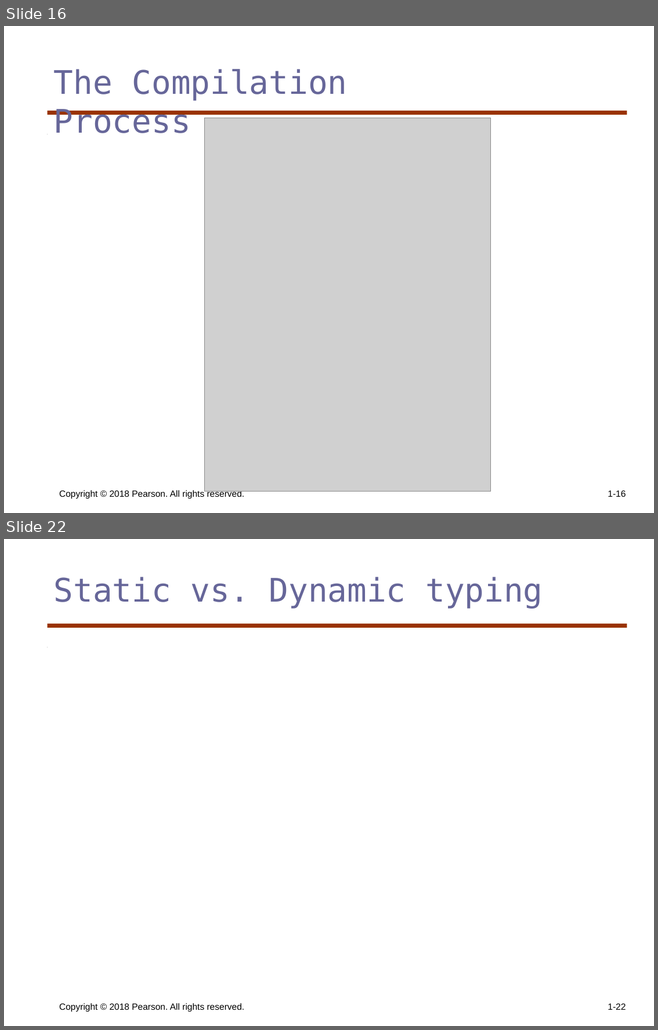
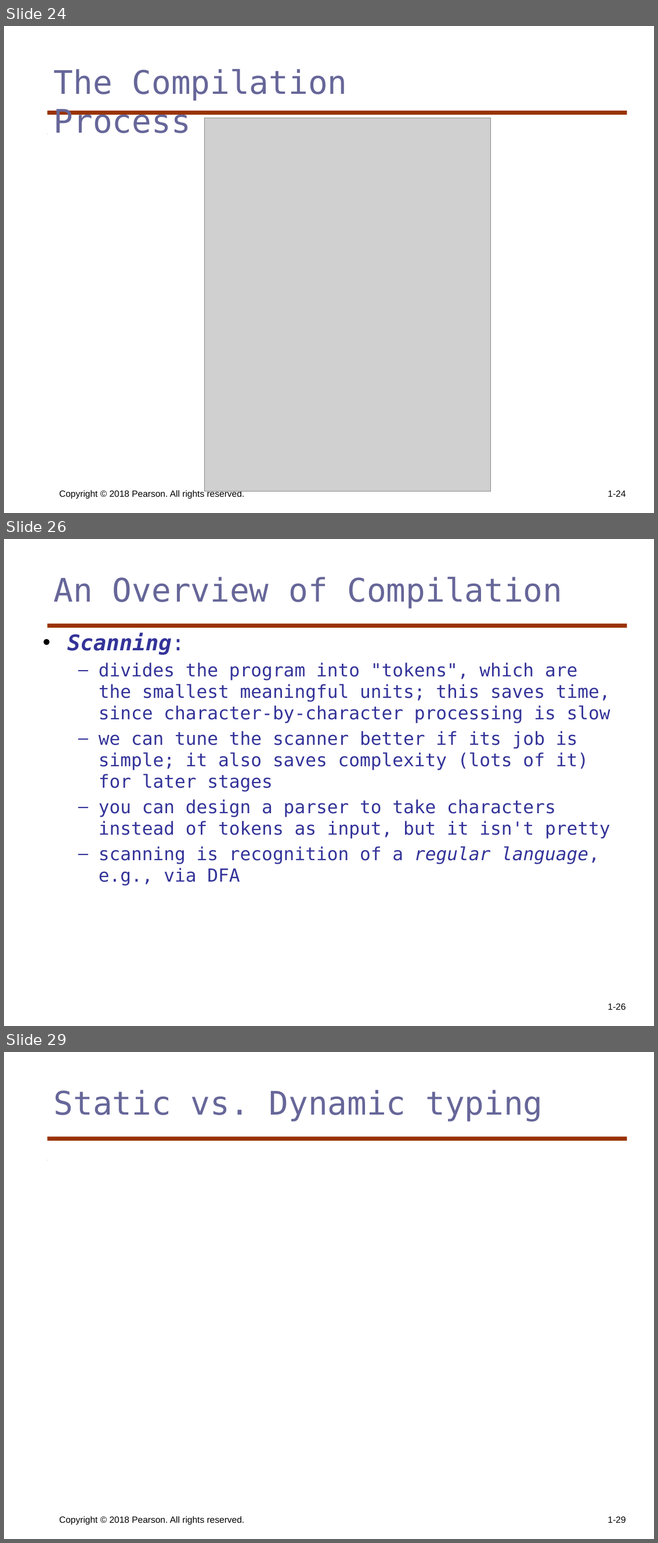
Before and after one commit to KurmasGVSU/KurmasGVSU.github.io, a slide deck: Teaching/Courses/W23/CIS343/LectureNotes/cis343_ch1pt2.pptx. Shown one above the other, each under a label of ours: slides 16 and 22 before the commit, slides 24, 26 and 29 after it; the slides between them are not shown. The pictures are 658x1030 and 658x1543 pixels, drawn with LibreOffice and Linux fonts; fonts in the diff are those of the drawing; grey boxes stand for pictures. Boxes give left, top, right and bottom in pixels: in the first picture for what was removed or moved away, otherwise in the second. Text is boxed around its words. In the diff, an @@ line names an element or a change of style, - is before the commit and + after.

```diff
--- a/Teaching/Courses/W23/CIS343/LectureNotes/cis343_ch1pt2.pptx
+++ b/Teaching/Courses/W23/CIS343/LectureNotes/cis343_ch1pt2.pptx
@@ slide 26 added at (x1=4, y1=539, x2=654, y2=1026), background #FFFFFF; not listed: 2 template elements that a slide beside it also shows @@
@@ title added at (x1=54, y1=577, x2=563, y2=608), 36 pt, text #666699 @@
+An Overview of Compilation
@@ text added at (x1=67, y1=633, x2=610, y2=886), 20 pt, text #333399 @@
+• Scanning:
+  – divides the program into "tokens", which are the smallest meaningful units; this saves time, since character-by-character processing is slow
+  – we can tune the scanner better if its job is simple; it also saves complexity (lots of it) for later stages
+  – you can design a parser to take characters instead of tokens as input, but it isn't pretty
+  – scanning is recognition of a regular language, e.g., via DFA
@@ page number added at (x1=607, y1=1004, x2=625, y2=1010), 10 pt, text #000000 @@
+1-26
@@ what was slide 16 is now slide 24 @@
@@ page number at (x1=607, y1=491, x2=625, y2=497): text changed @@
-1-16
+1-24
@@ what was slide 22 is now slide 29 @@
@@ page number at (x1=607, y1=1517, x2=625, y2=1523): text changed @@
-1-22
+1-29
```
Also in this commit, not shown: 2 slides changed, 6 other slides added, 12 other files.
